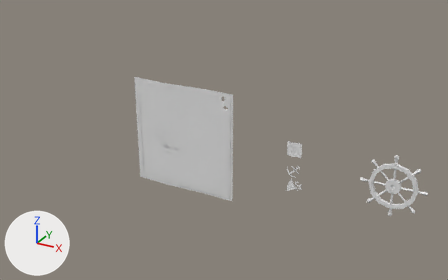
A saved change to the Blender file resources/main.blend.
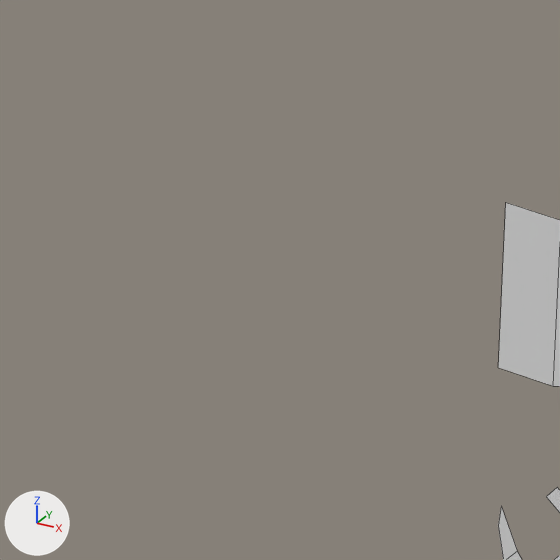
The first picture shows the older version from a 50 mm camera at (24.2, -68.3, 35.4) aimed at (-14.3, 1.8, 0.3). The close-ups show both versions on the part from 55% to 65% of the width and 44% to 61% of the height of that picture; other places that the commit changed are outside them. The lights are fixed; the arrows at lower left show +X, +Y and +Z. The close-ups show mesh edges as thin lines.

In view in the first close-up: 'ICON_anchor', 'ICON_map'.
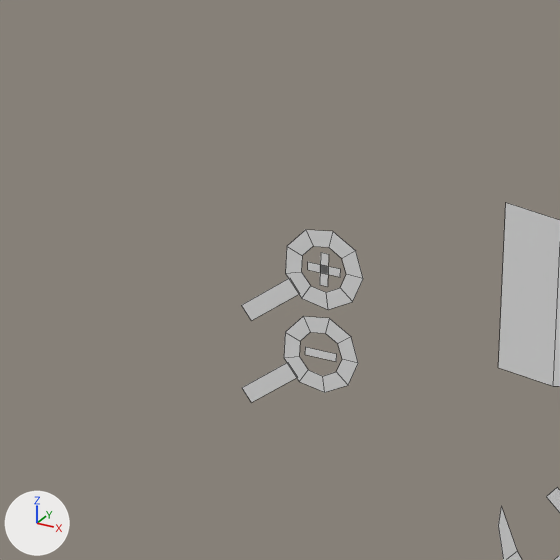
Scene script edits in JSON lines:
```json
{"op": "add", "block": "me_circle_007", "code": ["me_circle_007 = bpy.data.meshes.new('Circle.007')", "me_circle_007.from_pydata(...)  # 26 vertices, 11 faces; spans x -0.653..0.751, y -0.002..0.002, z -0.526..0.711"]}
{"op": "add", "block": "me_circle_006", "code": ["me_circle_006 = bpy.data.meshes.new('Circle.006')", "me_circle_006.from_pydata(...)  # 30 vertices, 12 faces; spans x -0.689..0.773, y -0.002..0.002, z -0.555..0.733"]}
{"op": "add", "block": "ob_icon_zoom_out", "code": ["ob_icon_zoom_out = bpy.data.objects.new('ICON_zoom_out', me_circle_007)", "ob_icon_zoom_out.location = (-6.0, -1.0, 0.97)"]}
{"op": "add", "block": "ob_icon_zoom_in", "code": ["ob_icon_zoom_in = bpy.data.objects.new('ICON_zoom_in', me_circle_006)", "ob_icon_zoom_in.location = (-6.0, -1.0, 2.0)"]}
```

Location of each change, [x1, y1, x2, y2] in pixels of the close-ups (560 x 560 px):
```json
{"object": "ICON_zoom_in", "change": "added", "after": [242, 230, 363, 321]}
{"object": "ICON_zoom_out", "change": "added", "after": [242, 316, 358, 403]}
```
